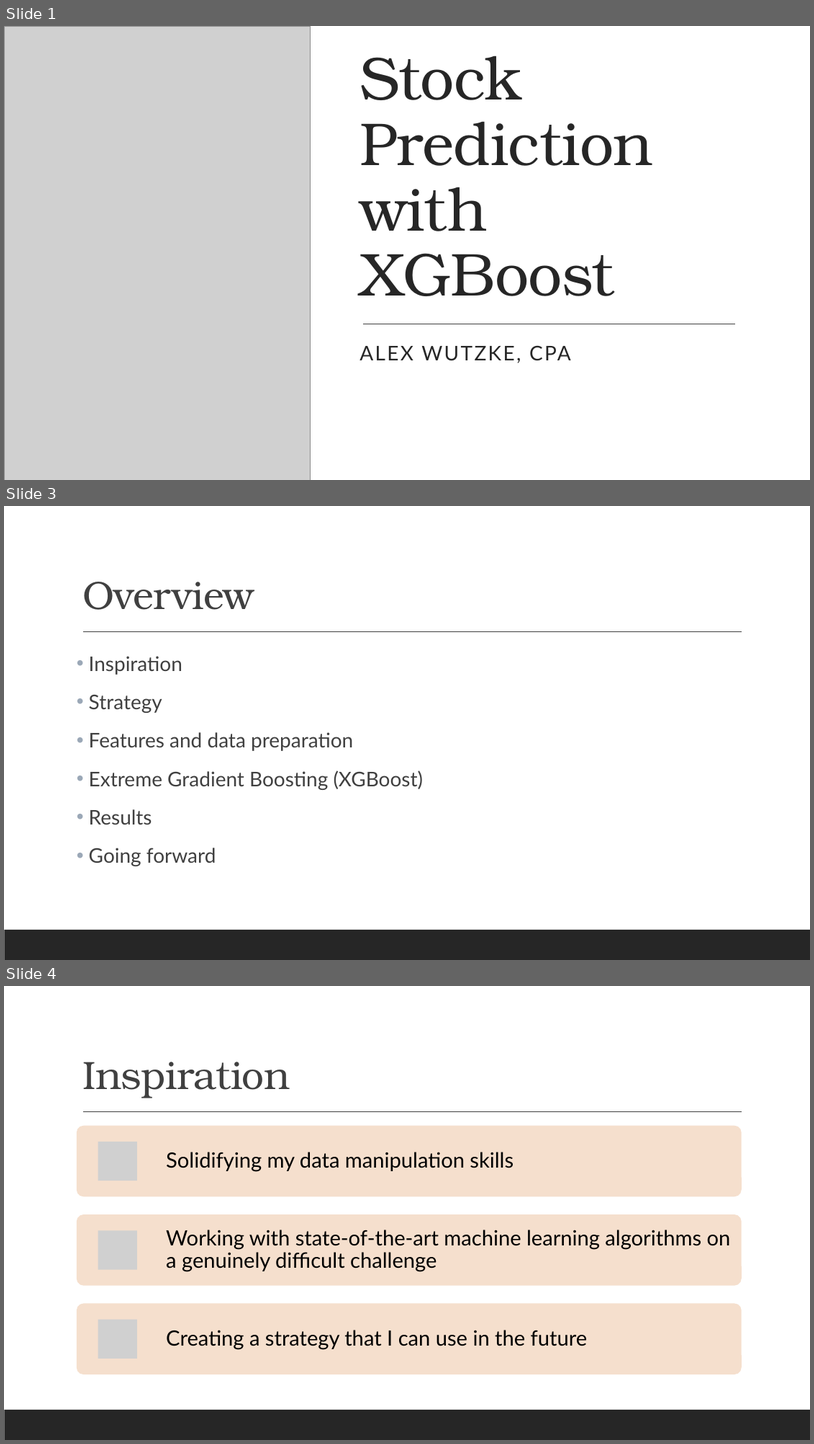
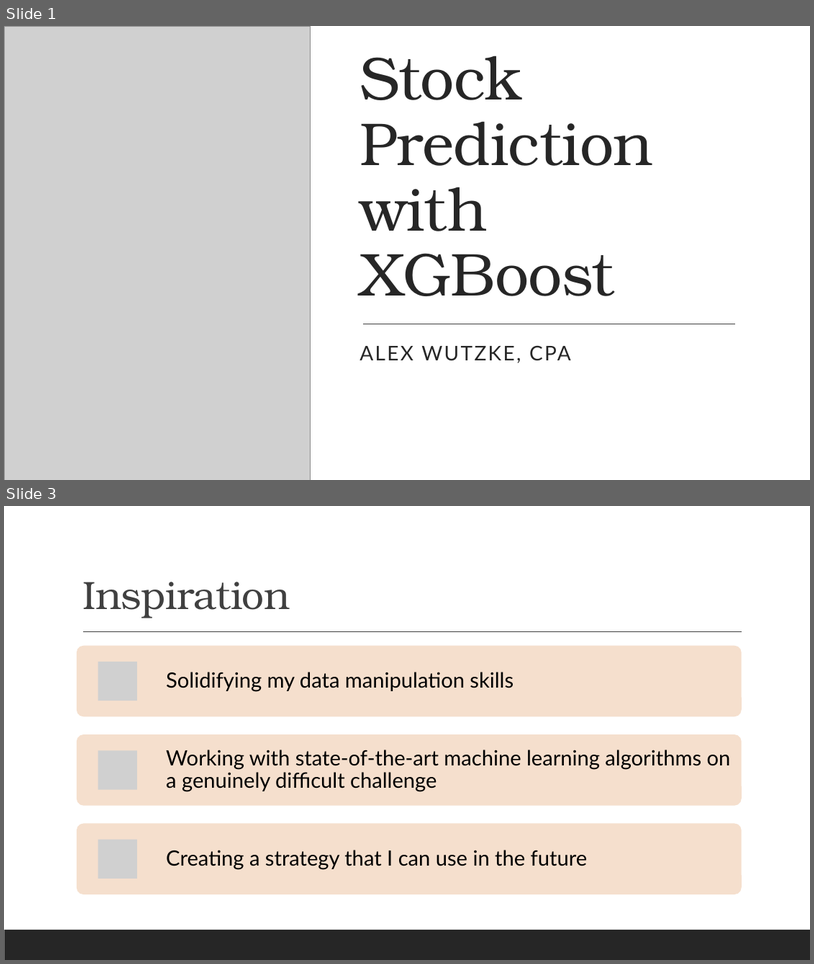
Before and after one commit to acwutzke/Stock-Prediction, a slide deck: Final Project.pptx. Shown one above the other, each under a label of ours: slides 1, 3 and 4 before the commit, slides 1 and 3 after it; the slides between them are not shown. The pictures are 814x1444 and 814x964 pixels, drawn with LibreOffice and Linux fonts; fonts in the diff are those of the drawing; grey boxes stand for pictures. Boxes give left, top, right and bottom in pixels: in the first picture for what was removed or moved away, otherwise in the second. Text is boxed around its words. In the diff, an @@ line names an element or a change of style, - is before the commit and + after.

```diff
--- a/Final Project.pptx
+++ b/Final Project.pptx
@@ slide 3 removed at bbox=[4, 506, 810, 960], background #FFFFFF; not listed: 2 template elements that a slide beside it also shows @@
@@ title removed at bbox=[82, 582, 254, 610] @@
-Overview
@@ text removed at bbox=[89, 656, 424, 866] @@
-• Inspiration
-• Strategy
-• Features and data preparation
-• Extreme Gradient Boosting (XGBoost)
-• Results
-• Going forward
@@ what was slide 4 is now slide 3 @@
```
Also in this commit, not shown: 1 slide changed, 3 other files.
